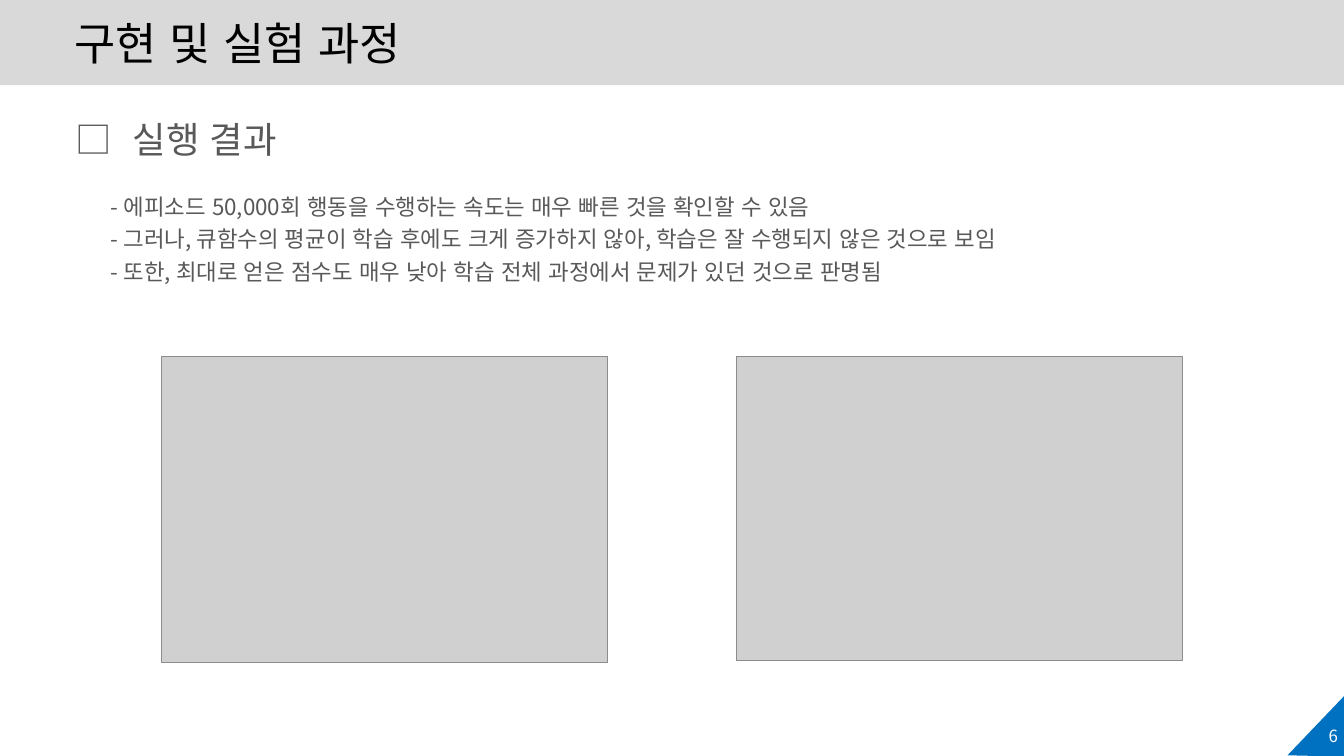
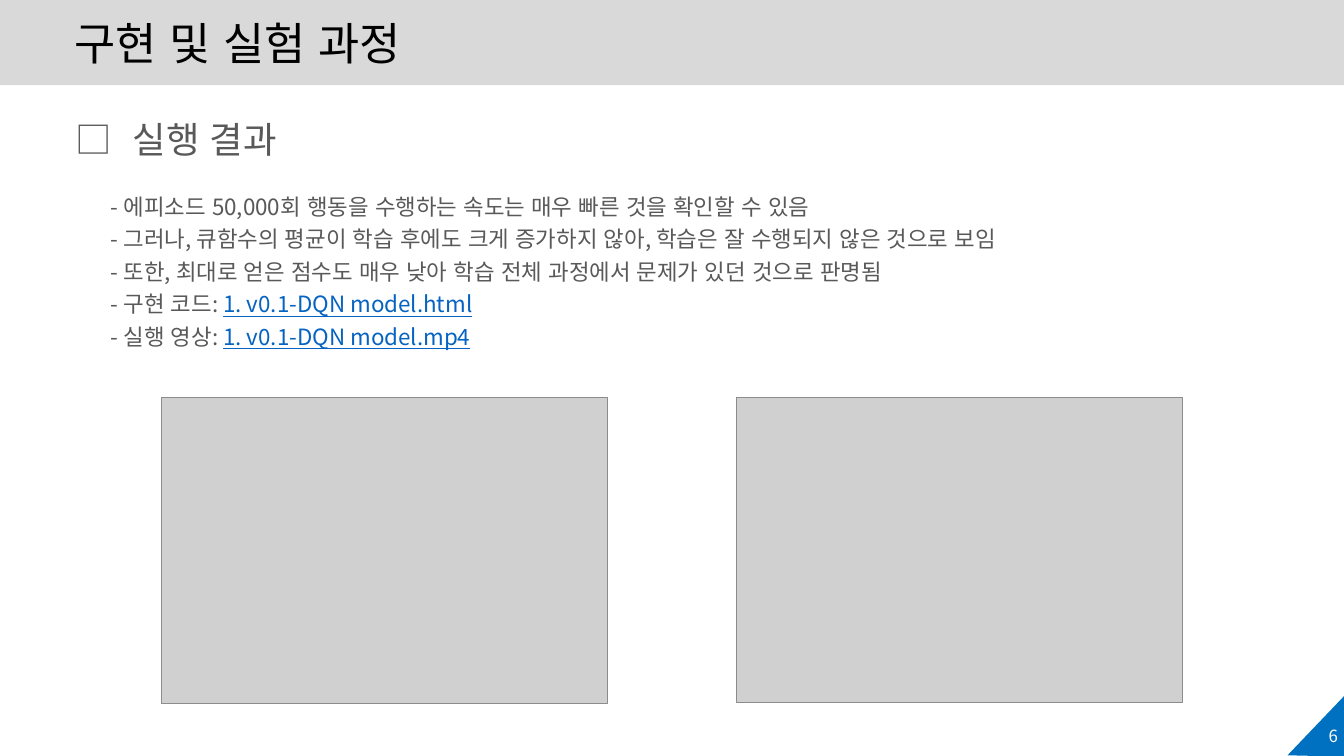
Before and after one commit to KiHyeon-Hong/Improved_DQN_experiments, a slide deck: slide 6 of v1.0-202140090-홍기현-기말 프로젝트.pptx. Drawn at 1344x756 pixels with LibreOffice and Linux fonts; fonts in the diff are those of the drawing; grey boxes stand for pictures; background and template pictures are left out. Boxes give left, top, right and bottom in pixels: in the first picture for what was removed or moved away, otherwise in the second. Text is boxed around its words. In the diff, an @@ line names an element or a change of style, - is before the commit and + after.

```diff
--- a/v1.0-202140090-홍기현-기말 프로젝트.pptx
+++ b/v1.0-202140090-홍기현-기말 프로젝트.pptx
@@ text at <box>124,293,472,350</box>: paragraphs added @@
+- 구현 코드: 1. v0.1-DQN model.html
+- 실행 영상: 1. v0.1-DQN model.mp4
@@ picture: place and size @@
-picture at <box>161,356,608,662</box>
+picture at <box>161,398,608,705</box>
@@ picture: place and size @@
-picture at <box>736,356,1183,660</box>
+picture at <box>736,398,1183,703</box>
```
Also in this commit, not shown: 8 other slides changed.
